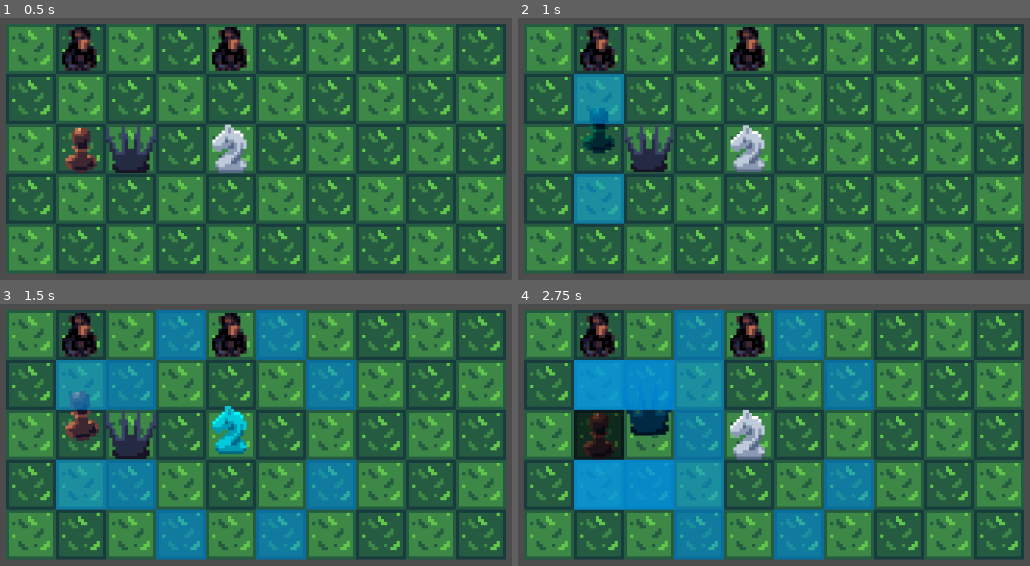
Above: before the commit, frames 1-4 (two rows, left to right).
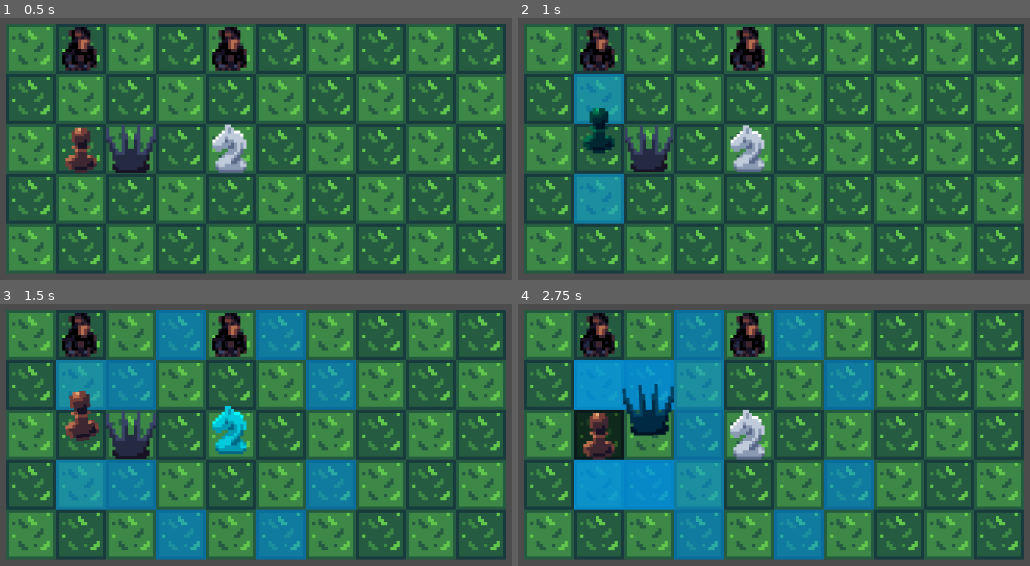
Above: after the commit, the same moments.

Repository: stealthio/Kings-Pawn
Game: Godot game, scene res://Game.tscn
Same seed, same stepped clock (60 frames per second), same inputs: the game is played once before the commit and once after it. The project has no main scene, so this scene is started directly.
Inputs (mouse positions are in pixels of both pictures, inside the frame that each line leads up to):
- Up to frame 1 (0.5 s): no input
- Up to frame 2 (1 s): tap Enter at 0.5 s; move the mouse to (599, 149) at 0.52 s; click (599, 149) at 0.6 s
- Up to frame 3 (1.5 s): move the mouse to (230, 435) at 1.27 s; click (230, 435) at 1.35 s
- Up to frame 4 (2.75 s): move the mouse to (651, 435) at 2.02 s; click (651, 435) at 2.1 s

Frame 1 is identical in both runs. In frame 2, 0.2% of the frame differs, in the area x 13-18%, y 34-41%; in frame 3, 0.3%; in frame 4, 1.0%, in the area x 12-31%, y 30-60%.

Commit message:
Fixed Z-Order

Diff:
--- a/Game.tscn
+++ b/Game.tscn
@@ -339,6 +339,7 @@
 script = ExtResource( 7 )
 
 [node name="Board" parent="." instance=ExtResource( 2 )]
+z_index = -100
 game_size = Vector2( 10, 5 )
 offset = Vector2( 0, 0 )
 
--- a/Scenes/AvailableCell.tscn
+++ b/Scenes/AvailableCell.tscn
@@ -7,6 +7,7 @@
 extents = Vector2( 32, 32 )
 
 [node name="AvailableCell" type="Sprite"]
+z_index = -10
 texture = ExtResource( 1 )
 script = ExtResource( 2 )
 
